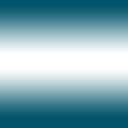
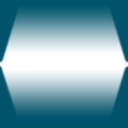
Comparing the layer stacks of the two w=128, h=128 images. Changes:
painted on "Layer 0", masked it over [0, 6, 128, 117]
